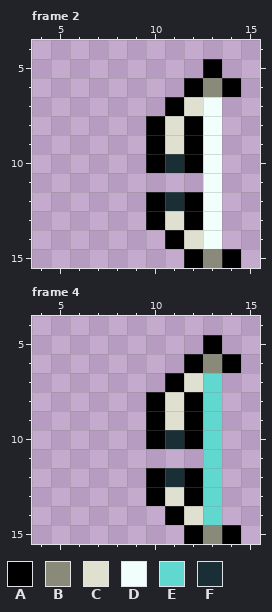
File history of a pixel-art file, resources/gfx/gear/main_hand/wraith/WraithBonebow-Down.aseprite. The first picture shows the starting point.
16x16 pixels, 4 frames. Shown: frame 2: x 4..15, y 4..15; frame 4: x 4..15, y 4..15.
Palette (. is transparent): A #000000  B #8a8a7a  C #e0e0d0  D #f0fffc  E #60d8d0  F #1a2e36
Pixels before, frame 2, first column x 10:
 5 ...A.
 6 ..ABA
 7 .ACD.
 8 ACAD.
 9 ACAD.
10 AFAD.
11 ...D.
12 AFAD.
13 ACAD.
14 .ACD.
15 ..ABA
Pixels before, frame 4, first column x 10:
 5 ...A.
 6 ..ABA
 7 .ACE.
 8 ACAE.
 9 ACAE.
10 AFAE.
11 ...E.
12 AFAE.
13 ACAE.
14 .ACE.
15 ..ABA
Once edited:
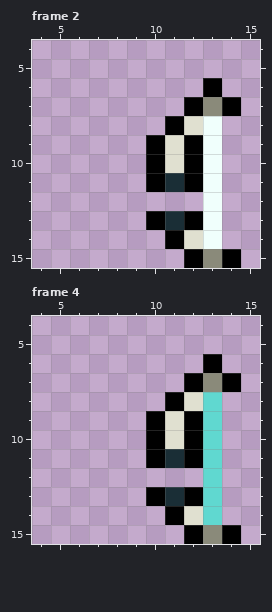
The exact change:
Changed rows in their new state; - is an unchanged pixel.
Frame 2, layer "Main Hand":
first column x 10:
 5 ---.-
 6 --.A.
 7 -.ABA
 8 .AC--
10 -C---
11 AFA--
12 ...--
13 -F---
Frame 4, layer "Main Hand": the same change as frame 2
